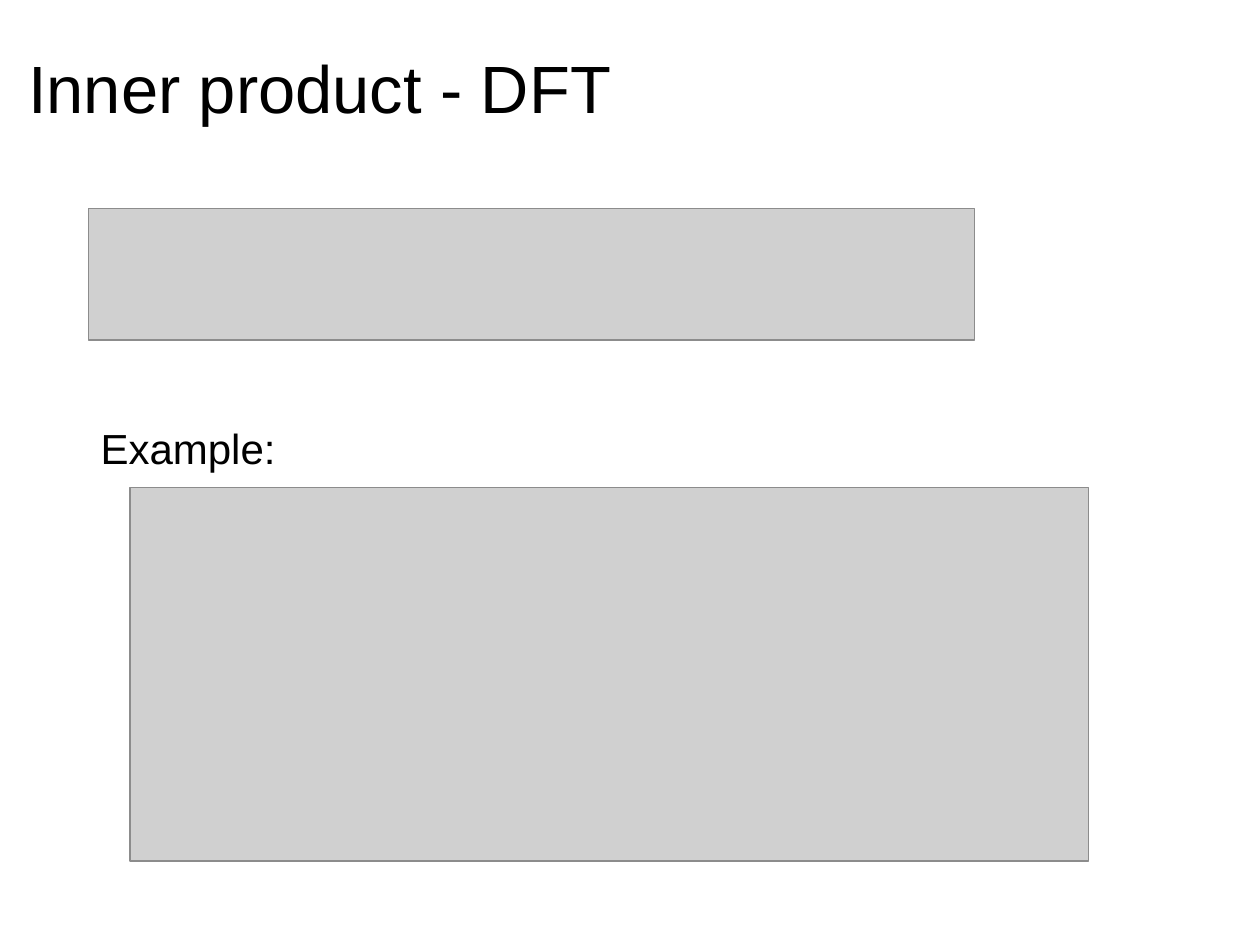
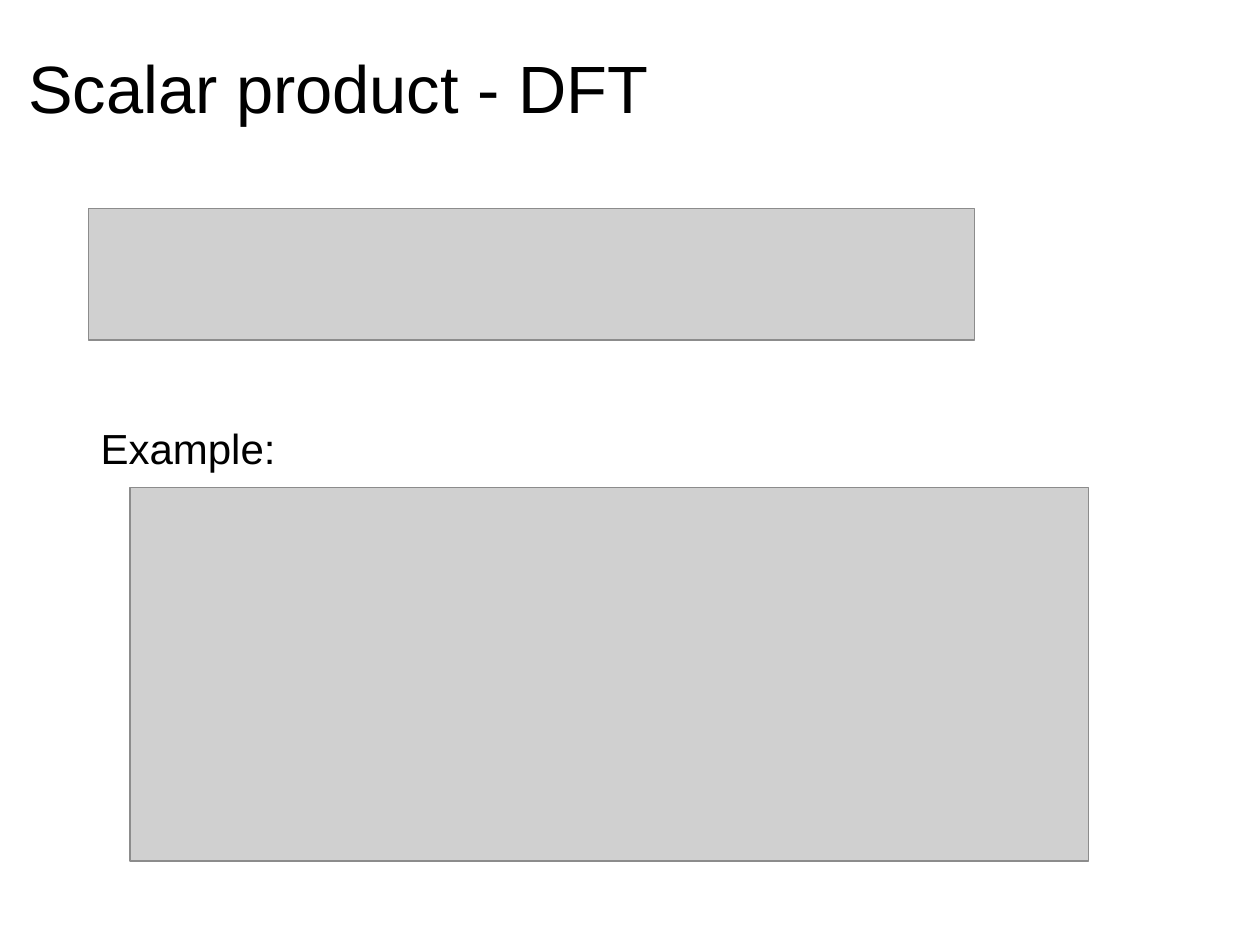
Before and after one commit to MTG/sms-tools, a slide deck: slide 7 of lectures/2-DFT/DFT-1.odp. Drawn at 1260x945 pixels with LibreOffice and Linux fonts; fonts in the diff are those of the drawing; grey boxes stand for pictures. Boxes give left, top, right and bottom in pixels: in the first picture for what was removed or moved away, otherwise in the second. Text is boxed around its words. In the diff, an @@ line names an element or a change of style, - is before the commit and + after.

```diff
--- a/lectures/2-DFT/DFT-1.odp
+++ b/lectures/2-DFT/DFT-1.odp
@@ title at (x1=28, y1=64, x2=648, y2=126): text changed @@
-Inner product - DFT
+Scalar product - DFT
```
Also in this commit, not shown: 3 other slides changed, 1 slide removed, 37 other files.
